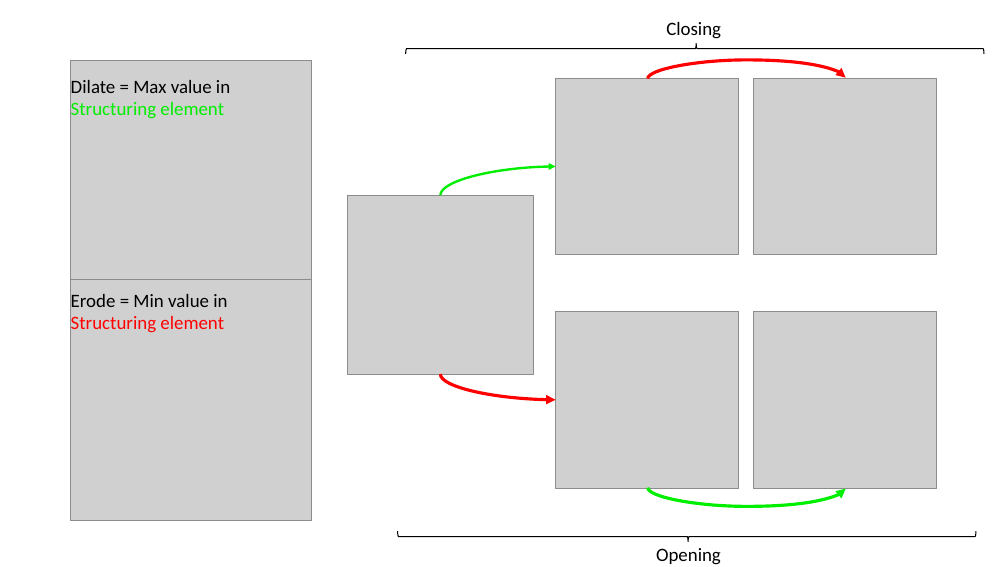
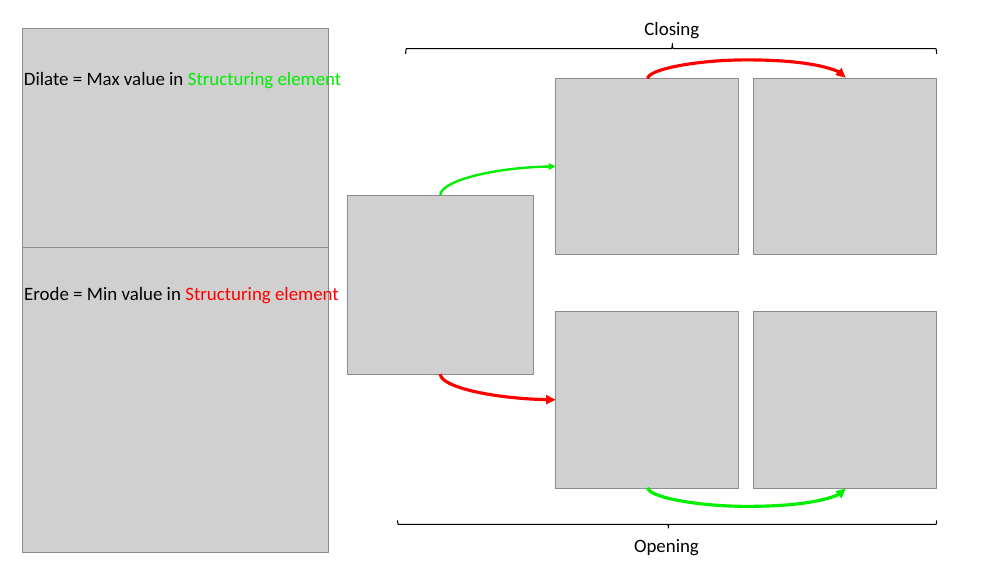
Before and after one commit to NEUBIAS/training-resources, a slide deck: slide 1 of figures/resources/filter_morphological.pptx. Drawn at 1008x567 pixels with LibreOffice and Linux fonts; fonts in the diff are those of the drawing; grey boxes stand for pictures. Boxes give left, top, right and bottom in pixels: in the first picture for what was removed or moved away, otherwise in the second. Text is boxed around its words. In the diff, an @@ line names an element or a change of style, - is before the commit and + after.

```diff
--- a/figures/resources/filter_morphological.pptx
+++ b/figures/resources/filter_morphological.pptx
@@ picture: place and size @@
-picture at [71, 60, 312, 302]
+picture at [22, 28, 328, 334]
@@ text "Closing": place and size @@
-text "Closing" at [666, 22, 721, 39]
+text "Closing" at [644, 22, 699, 39]
@@ right brace: place and size @@
-right brace at [406, 43, 984, 54]
+right brace at [406, 43, 937, 54]
@@ text "Dilate = Max value in ..." rewrapped from [71, 80, 230, 119] to [24, 70, 342, 91] @@
@@ picture: place and size @@
-picture at [71, 280, 312, 521]
+picture at [22, 247, 328, 554]
@@ text "Erode = Min value in ..." rewrapped from [71, 294, 227, 333] to [24, 284, 339, 305] @@
@@ right brace: place and size @@
-right brace at [397, 531, 976, 542]
+right brace at [398, 520, 937, 529]
@@ text "Opening": place and size @@
-text "Opening" at [656, 548, 721, 565]
+text "Opening" at [634, 539, 699, 556]
```
Also in this commit, not shown: 1 other file.
